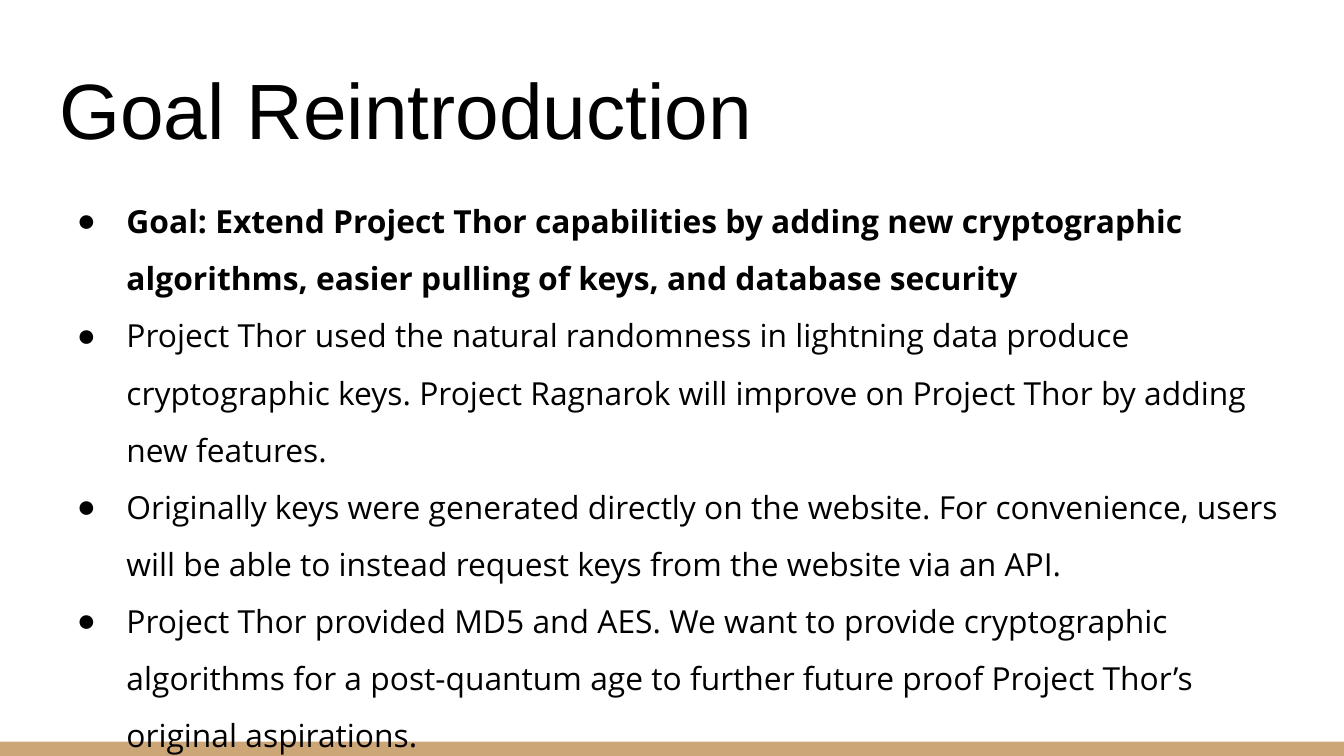
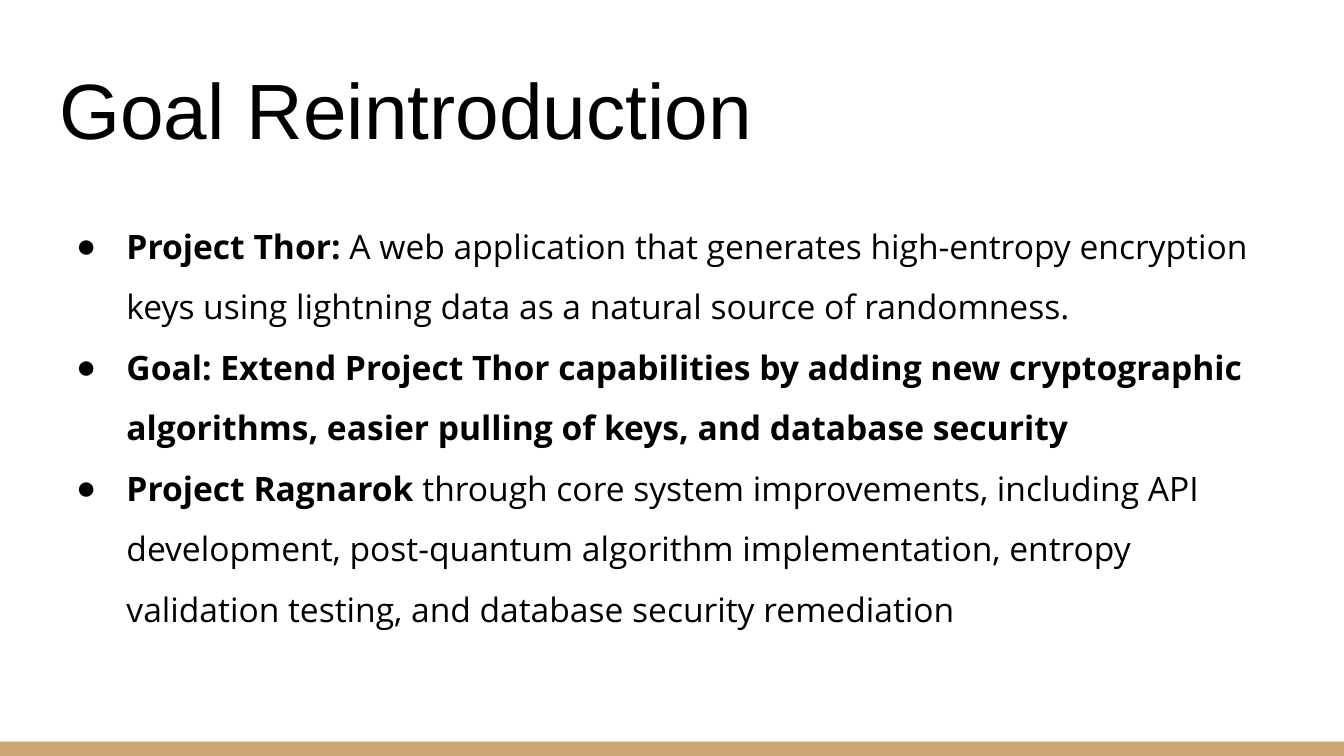
Before and after one commit to prismaticr/prismaticr.github.io, a slide deck: slide 2 of docs/milestone_1/Milestone_1_Presentation.pptx. Drawn at 1344x756 pixels with LibreOffice and Linux fonts; fonts in the diff are those of the drawing. Boxes give left, top, right and bottom in pixels: in the first picture for what was removed or moved away, otherwise in the second. Text is boxed around its words. In the diff, an @@ line names an element or a change of style, - is before the commit and + after.

Commit message:
Upload updated presentation

```diff
--- a/docs/milestone_1/Milestone_1_Presentation.pptx
+++ b/docs/milestone_1/Milestone_1_Presentation.pptx
@@ text "Project Thor: A web application ...": place and size @@
-text "Project Thor: A web application ..." at box(126, 209, 1278, 756)
+text "Project Thor: A web application ..." at box(126, 233, 1248, 630)
@@ text at box(126, 233, 1248, 327): paragraph added @@
+● Project Thor: A web application that generates high-entropy encryption keys using lightning data as a natural source of randomness.
@@ text at box(126, 354, 1242, 448): size 17 to 18 pt in "Goal: Extend Project Thor capabilities by adding ..."; indent changed @@
@@ text at box(126, 475, 1199, 630): text changed; size 17 to 18 pt @@
-● Project Thor used the natural randomness in lightning data produce cryptographic keys. Project Ragnarok will improve on Project Thor by adding new features.
-● Originally keys were generated directly on the website. For convenience, users will be able to instead request keys from the website via an API.
-● Project Thor provided MD5 and AES. We want to provide cryptographic algorithms for a post-quantum age to further future proof Project Thor’s original aspirations.
+● Project Ragnarok through core system improvements, including API development, post-quantum algorithm implementation, entropy validation testing, and database security remediation
```
Also in this commit, not shown: 3 other slides changed.
